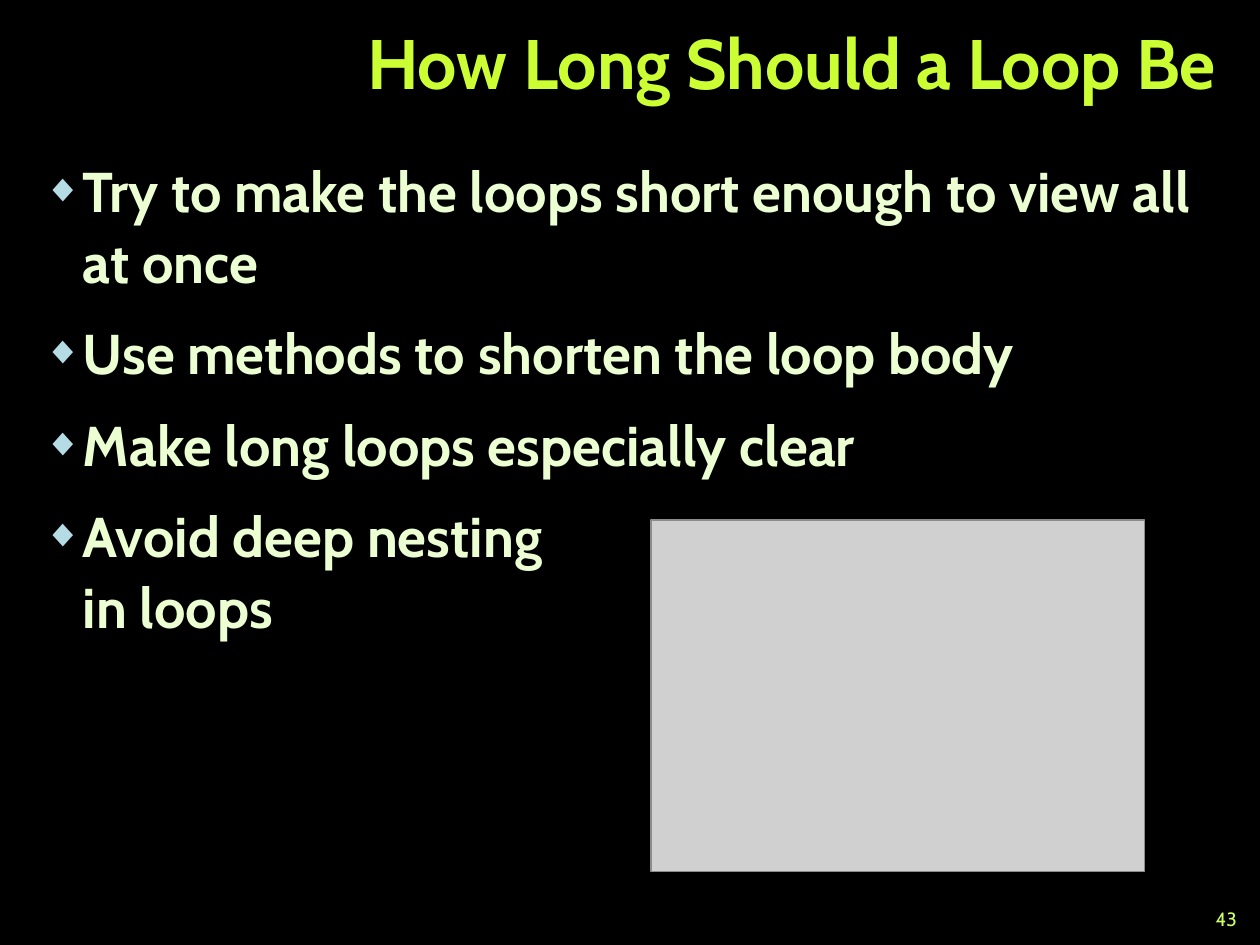
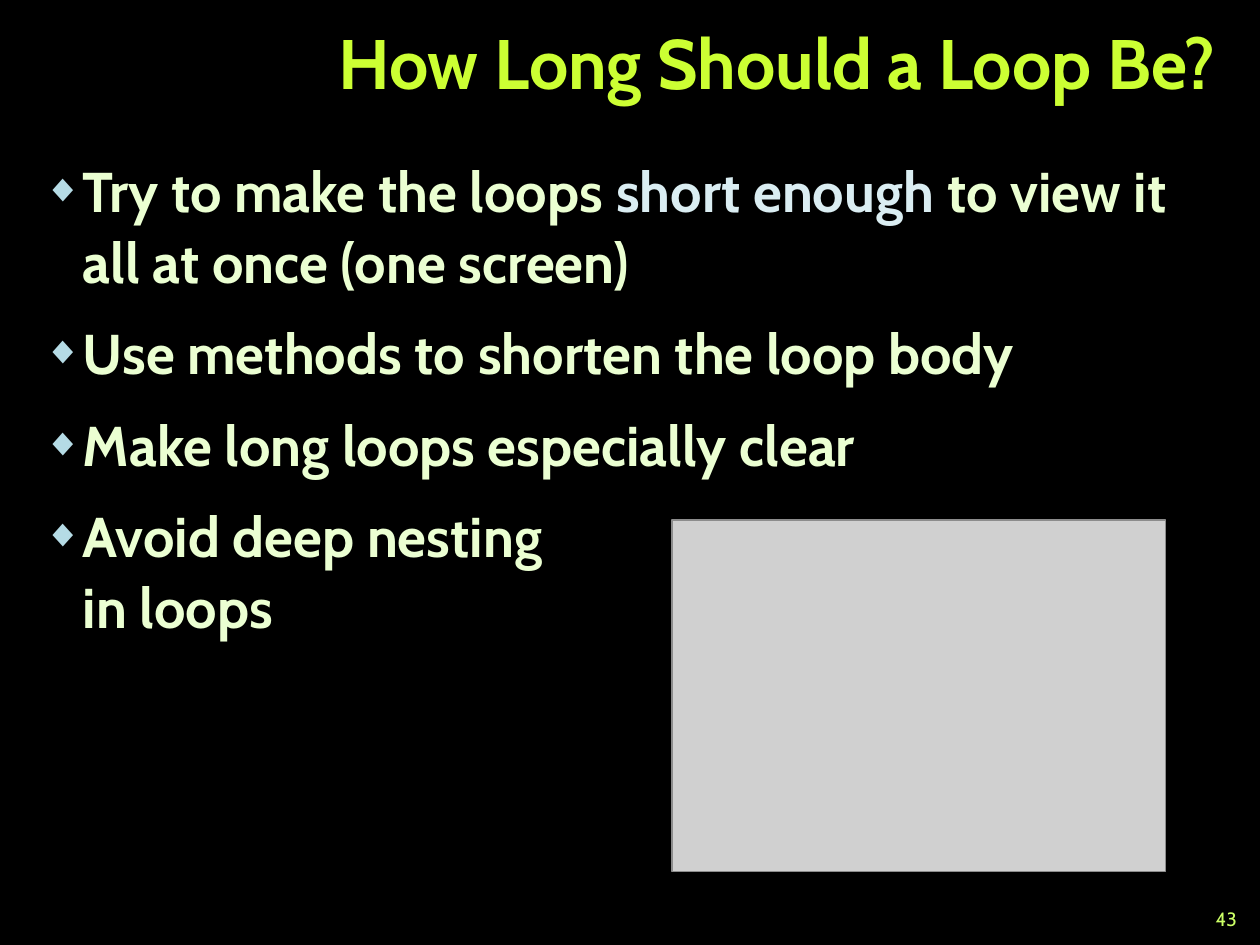
Before and after one commit to NikolayGenov/TelerikAcademy, a slide deck: slide 43 of KPK/Lectures/6. Using Control Structures, Conditional Statements and Loops.pptx. Drawn at 1260x945 pixels with LibreOffice and Linux fonts; fonts in the diff are those of the drawing; grey boxes stand for pictures; background and template pictures are left out. Boxes give left, top, right and bottom in pixels: in the first picture for what was removed or moved away, otherwise in the second. Text is boxed around its words. In the diff, an @@ line names an element or a change of style, - is before the commit and + after.

Commit message:
KPK Using conditionalStatementsLoops etc.

```diff
--- a/KPK/Lectures/6. Using Control Structures, Conditional Statements and Loops.pptx
+++ b/KPK/Lectures/6. Using Control Structures, Conditional Statements and Loops.pptx
@@ title at (338, 36, 1216, 105): text changed @@
-How Long Should a Loop Be
+How Long Should a Loop Be?
@@ text at (83, 170, 1167, 291): text changed @@
-◆ Try to make the loops short enough to view all at once
+◆ Try to make the loops short enough to view it all at once (one screen)
@@ picture: place and size @@
-picture at (651, 520, 1145, 871)
+picture at (672, 520, 1166, 871)
```
Also in this commit, not shown: 45 other slides changed, 17 other files.
